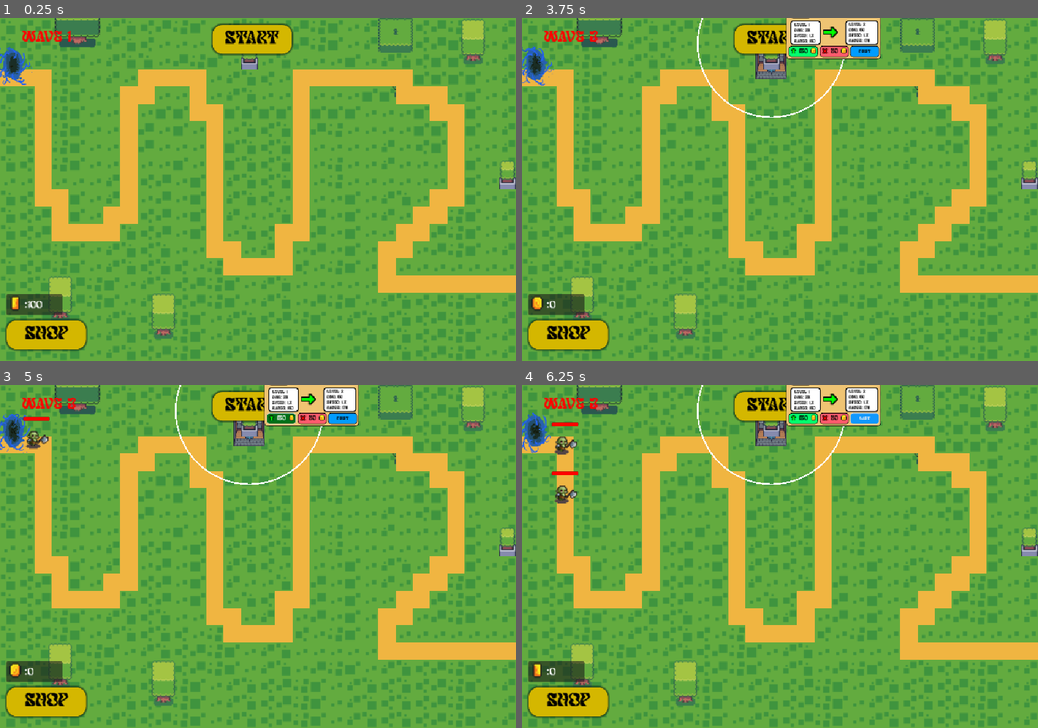
Above: before the commit, frames 1-4 (two rows, left to right).
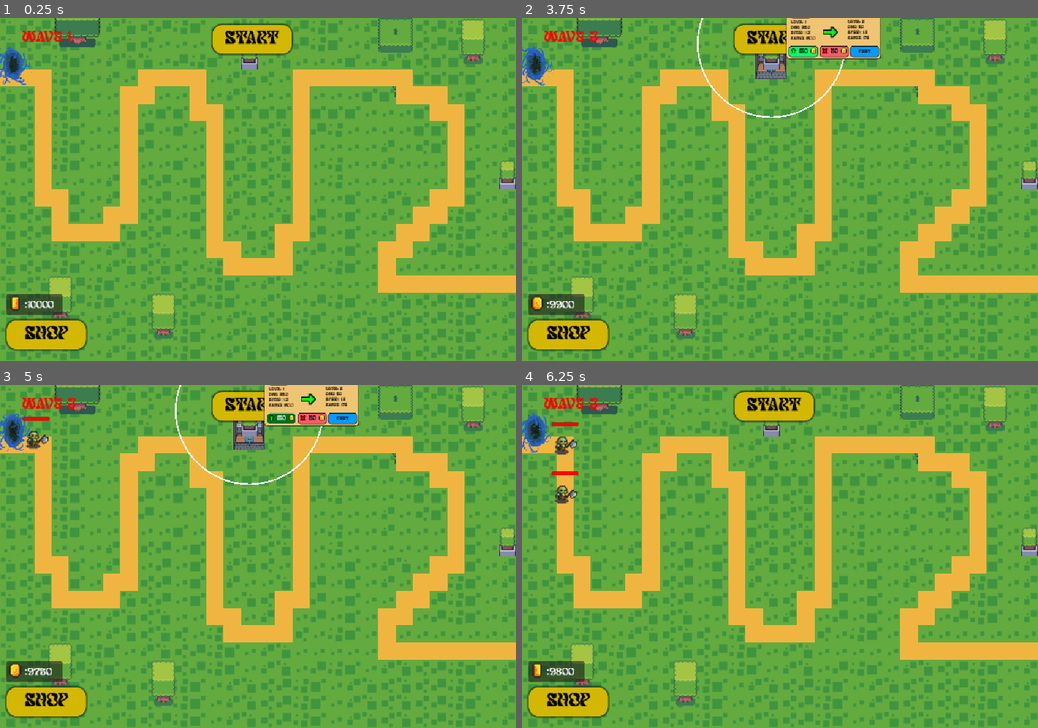
Above: after the commit, the same moments.

Repository: NNKD-Kevin/tower-defense
Game: Godot game, scene res://scenes/main.tscn
Two runs of this game, one before a commit and one after it. Both use one fixed random seed, a clock stepped at 60 frames per second and the inputs below.
Inputs (mouse positions are in pixels of both pictures, inside the frame that each line leads up to):
- Up to frame 1 (0.25 s): no input
- Up to frame 2 (3.75 s): click "Shop" at 0.5 s; click "100" at 1.25 s; click "Start" at 2 s; click "Start" at 2.75 s; tap Enter at 3.5 s; drag from (769, 55) to (831, 114) at 3.52 s
- Up to frame 3 (5 s): click "150" at 4.25 s
- Up to frame 4 (6.25 s): click "50" at 5 s; click (862, 419) at 5.75 s, where only the run before the commit has a clickable "first"

The runs differ from the first frame. In frame 1, less than 0.1% of the frame differs, in the area x 8-11%, y 82-85%; in frame 2, 1.0%; in frame 3, 1.2%; in frame 4, 2.8%, in the area x 5-70%, y 0-85%.

Commit message:
Make the tower menu specialized for different towers and menu functions work

Diff:
--- a/tower-defense/scenes/tower.tscn
+++ b/tower-defense/scenes/tower.tscn
@@ -1828,6 +1828,14 @@
 "frames": [{
 "duration": 1.0,
 "texture": SubResource("AtlasTexture_7iyvy")
+}],
+"loop": 1,
+"name": &"6_3",
+"speed": 5.0
+}, {
+"frames": [{
+"duration": 1.0,
+"texture": SubResource("AtlasTexture_7iyvy")
 }, {
 "duration": 1.0,
 "texture": SubResource("AtlasTexture_hq245")
@@ -1880,7 +1888,7 @@
 }],
 "loop": 0,
 "name": &"7_1fire",
-"speed": 5.0
+"speed": 3.0
 }, {
 "frames": [{
 "duration": 1.0,
@@ -1911,7 +1919,7 @@
 }],
 "loop": 0,
 "name": &"7_2fire",
-"speed": 5.0
+"speed": 3.0
 }, {
 "frames": [{
 "duration": 1.0,
@@ -1942,7 +1950,7 @@
 }],
 "loop": 1,
 "name": &"7_3fire",
-"speed": 5.0
+"speed": 4.0
 }, {
 "frames": [{
 "duration": 1.0,
@@ -2091,18 +2099,6 @@
 
 [sub_resource type="StyleBoxFlat" id="StyleBoxFlat_8vrlf"]
 bg_color = Color(0.24313726, 0.69803923, 1, 1)
-border_width_left = 2
-border_width_top = 2
-border_width_right = 2
-border_width_bottom = 2
-border_color = Color(0, 0, 0, 1)
-corner_radius_top_left = 5
-corner_radius_top_right = 5
-corner_radius_bottom_right = 5
-corner_radius_bottom_left = 5
-
-[sub_resource type="StyleBoxFlat" id="StyleBoxFlat_5w5c7"]
-bg_color = Color(1, 1, 1, 1)
 border_width_left = 2
 border_width_top = 2
 border_width_right = 2
@@ -2424,7 +2420,7 @@
 [node name="Weapon" type="AnimatedSprite2D" parent="." unique_id=983096380]
 position = Vector2(0, -1)
 sprite_frames = SubResource("SpriteFrames_23jat")
-animation = &"8_3fire"
+animation = &"7_3fire"
 
 [node name="CollisionShape2D" type="CollisionShape2D" parent="." unique_id=1088451784]
 position = Vector2(-1, 27.5)
@@ -2451,22 +2447,6 @@
 offset_right = 50.0
 offset_bottom = 48.0
 theme_override_styles/panel = SubResource("StyleBoxFlat_8vrlf")
-
-[node name="Panel2" type="Panel" parent="CanvasLayer/Menu" unique_id=779418906]
-layout_mode = 0
-offset_left = 8.0
-offset_top = 52.0
-offset_right = 70.0
-offset_bottom = 102.0
-theme_override_styles/panel = SubResource("StyleBoxFlat_5w5c7")
-
-[node name="Panel3" type="Panel" parent="CanvasLayer/Menu" unique_id=1539234363]
-layout_mode = 0
-offset_left = 120.0
-offset_top = 52.0
-offset_right = 187.0
-offset_bottom = 102.0
-theme_override_styles/panel = SubResource("StyleBoxFlat_5w5c7")
 
 [node name="UpgradeButton" type="Button" parent="CanvasLayer/Menu" unique_id=1311868392]
 layout_mode = 0
@@ -2554,30 +2534,28 @@
 
 [node name="Stats" type="Label" parent="CanvasLayer/Menu" unique_id=321430956]
 layout_mode = 0
-offset_left = 16.0
-offset_top = 47.0
-offset_right = 166.0
-offset_bottom = 99.0
+offset_left = 9.0
+offset_top = 52.0
+offset_right = 61.0
+offset_bottom = 104.0
 theme_override_colors/font_color = Color(0, 0, 0, 1)
 theme_override_fonts/font = ExtResource("23_cjdug")
 theme_override_font_sizes/font_size = 8
-text = "
-Level 1
+text = "Level 1
 Dmg: 25
 speed: 1.2
 range: 150"
 
 [node name="UpgradeStats" type="Label" parent="CanvasLayer/Menu" unique_id=1766516595]
 layout_mode = 0
-offset_left = 127.0
-offset_top = 46.0
-offset_right = 277.0
-offset_bottom = 98.0
+offset_left = 125.0
+offset_top = 51.0
+offset_right = 175.0
+offset_bottom = 103.0
 theme_override_colors/font_color = Color(0, 0, 0, 1)
 theme_override_fonts/font = ExtResource("23_cjdug")
 theme_override_font_sizes/font_size = 8
-text = "
-Level 2
+text = "Level 2
 Dmg: 50
 speed: 1.2
 range: 175"
--- a/tower-defense/scripts/game_control.gd
+++ b/tower-defense/scripts/game_control.gd
@@ -83,14 +83,15 @@
 var tower=preload('res://scenes/tower.tscn')
 
 func buy_tower(type):
-	var e=tower.instantiate()
-	e.add_to_group('towers')
-	e.type=type
-	e.road=map_1
-	e.add_collision_exception_with(e)
-	add_child(e)
-	shop_on= not shop_on
-	Global.building_mode=true
+	if Global.coins>=TowerData.STATS[type]['costs'][0]:
+		var e=tower.instantiate()
+		e.add_to_group('towers')
+		e.type=type
+		e.road=map_1
+		e.add_collision_exception_with(e)
+		add_child(e)
+		shop_on= not shop_on
+		Global.building_mode=true
 
 func _on_tower_1_pressed() -> void:
 	buy_tower('1')
--- a/tower-defense/scripts/global.gd
+++ b/tower-defense/scripts/global.gd
@@ -2,6 +2,6 @@
 var lives=3
 var wave=1
 var enemies=[]
-var coins=100
+var coins=10000
 var build_valid=false
 var building_mode=false
--- a/tower-defense/scripts/tower.gd
+++ b/tower-defense/scripts/tower.gd
@@ -49,7 +49,7 @@
 var priority_index=0
 var priority='first'
 var stats:Dictionary
-
+var spent=0
 
 func _ready():
 	if road:
@@ -58,10 +58,15 @@
 	title = TowerData.STATS[type].name
 	tower_name.text=title
 	costs= TowerData.STATS[type].costs
+	spent+=costs[0]
 	stats=TowerData.STATS[type].stats
 	damages=stats.damage
 	speeds=stats.speed
 	ranges=stats.range
+	match type:
+		'2':var durations=stats.duration
+		'3':var radiuses=stats.radius
+		'4':var distances=stats.distance
 	update()
 
 func fire():
@@ -79,6 +84,7 @@
 		"7":
 			bullet=fire_bomb.instantiate()
 	bullet.range=range
+	bullet.level=level
 	bullet.add_collision_exception_with(self)
 	get_parent().add_child(bullet)
 	bullet.global_position = global_position
@@ -137,6 +143,12 @@
 	range=ranges[level-1]
 	speed=speeds[level-1]
 	tower_icon.play(str(type)+'_'+str(level))
+	sell_button.text=str(int(spent/2))
+	upgrade_button.text=str(costs[level]) if level<3 else 'MAX'
+	stats_label.text='Level '+ str(level)
+	stats_label.text+='\nDmg: '+str(damage)
+	stats_label.text+='\nspeed: '+str(speed)
+	stats_label.text+='\nrange: '+str(range)
 func _process(delta: float) -> void:
 
 	var over = is_mouse_over()
@@ -180,12 +192,13 @@
 
 
 func _on_upgrade_pressed() -> void:
-	pass # Replace with function body.
-
+	if level<3 and Global.coins>=costs[level]:
+		Global.coins-=costs[level]
+		level+=1
 
 func _on_sell_pressed() -> void:
-	pass # Replace with function body.
-
+	Global.coins+=int(0.5*spent)
+	queue_free()
 
 func _on_priority_pressed() -> void:
 	priority_index+=1
--- a/tower-defense/scripts/tower_data.gd
+++ b/tower-defense/scripts/tower_data.gd
@@ -5,6 +5,6 @@
 	'3':{'name':'bomb tower','costs':[200,300,400],'stats':{'damage':[30,50,80],'speed':[3,3,2.4],'range':[130,150,180],'radius':[40,70,100]}},
 	'5':{'name':'light tower','costs':[225,275,500],'stats':{'damage':[20,40,80],'speed':[4.4,2.75,2.2],'range':[150,175,200],'distance':[75,90,120]}},
 	'6':{"name":'golden tower','costs':[250,400,600],'stats':{'damage':[10,20,30],'speed':[0.25,0.2,0.1],'range':[175,225,275]}},
-	'7':{"name":'fire tower','costs':[250,300,350],'stats':{'damage':[]}},
-	'8':{'name':'judgement tower','costs':[1000000,2000000,3000000],'stats':{}}
+	'7':{"name":'fire tower','costs':[250,300,350],'stats':{'damage':[20,35,50],'speed':[2,2,1.5],'range':[140,170,200]}},
+	'8':{'name':'justice tower','costs':[2000,4000,6000],'stats':{'damage':[1000,5000,100000],'speed':[999,999,999],'range':[500,500,500]}}
 }
